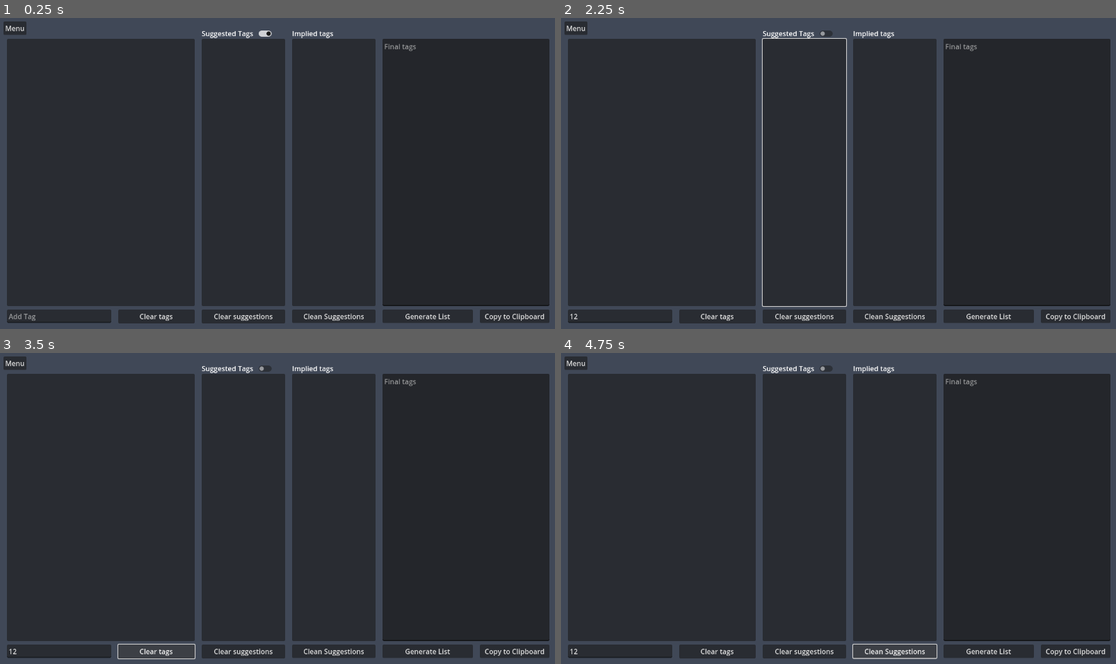
Above: before the commit, frames 1-4 (two rows, left to right).
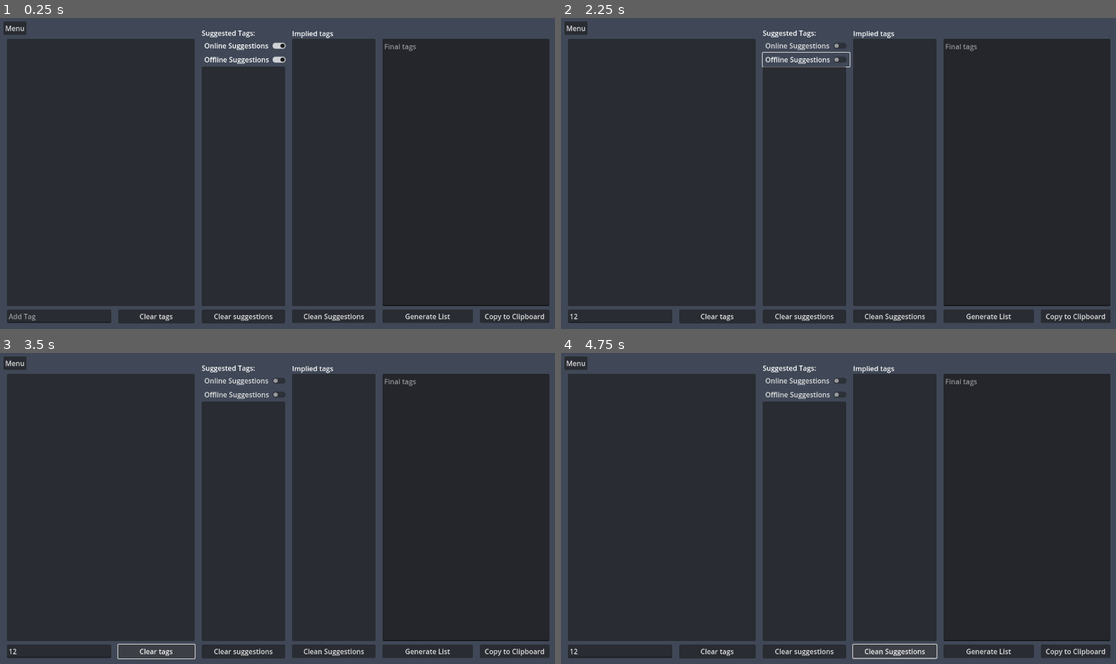
Above: after the commit, the same moments.

Repository: Ketei/e621Tagger
Game: Godot game, scene res://Scenes/application.tscn
Same seed, same stepped clock (60 frames per second), same inputs: the game is played once before the commit and once after it.
Inputs (mouse positions are in pixels of both pictures, inside the frame that each line leads up to; where the layout moved, square brackets give the same spot in the first picture):
- Up to frame 1 (0.25 s): no input
- Up to frame 2 (2.25 s): click (622, 316) at 0.52 s; type "12" at 0.6 s; click (805, 45) [827, 33] at 1.25 s; click (805, 58) at 2 s, where only the run after the commit has a clickable "Offline Suggestions"
- Up to frame 3 (3.5 s): click "Clear tags" at 2.75 s
- Up to frame 4 (4.75 s): click "Clear suggestions" at 3.5 s; click "Clean Suggestions" at 4.25 s

The runs differ from the first frame. In frame 1, 1.5% of the frame differs, in the area x 36-52%, y 4-16%; in frame 2, 1.7%, in the area x 36-53%, y 4-93%; in frame 3, 1.4%; in frame 4, 1.4%.

Commit message:
Built-in suggestions
Tags now hold suggestions. These get suggested on top of the online suggestions.
These suggestions can be toggled on or off.

Diff:
--- a/Classes/relationship_creator.gd
+++ b/Classes/relationship_creator.gd
@@ -25,7 +25,7 @@
 #		build_specific_implications(_indexes, override_char, override_file)
 
 
-static func make_tag(tag_name: String, tag_parents: Array, tag_category: Tagger.Categories, tag_wiki_info: String = "", tag_prio: int = 0) -> String:
+static func make_tag(tag_name: String, tag_parents: Array, tag_category: Tagger.Categories, tag_wiki_info: String = "", tag_prio: int = 0, tag_suggestions: Array[String] = []) -> String:
 	var _tag_dict: Dictionary = {}
 
 	var _tag := Tag.new()
@@ -34,6 +34,7 @@
 	_tag.parents = tag_parents
 	_tag.wiki_entry = tag_wiki_info
 	_tag.tag_priority = tag_prio
+	_tag.suggestions = tag_suggestions.duplicate()
 	var tag_path: String = _tag.save()
 
 	var _implication : ImplicationDictionary
--- a/Resource/tag_resource.gd
+++ b/Resource/tag_resource.gd
@@ -7,6 +7,7 @@
 @export var variants: Dictionary = {}
 @export var category: Tagger.Categories = Tagger.Categories.GENERAL
 @export var parents: Array = []
+@export var suggestions: Array[String] = []
 @export var wiki_entry: String = ""
 
 @export var file_name: String = ""
--- a/Scenes/application.tscn
+++ b/Scenes/application.tscn
@@ -16,6 +16,8 @@
 @onready var add_parent_line_edit = $AddParentLineEdit
 @onready var parent_item_list = $ParentItemList
 @onready var tag_prio_box: SpinBox = $TagPrioBox
+@onready var suggestion_item_list: ItemList = $SuggestionItemList
+@onready var suggestion_line_edit: LineEdit = $SugestionLineEdit
 
 
 var parent_tags: Array = []
@@ -23,7 +25,13 @@
 var text_timer: Timer
 
 
+var tag_suggestion_array: Array[String] = []
+
+
 func _ready():
+	suggestion_line_edit.text_submitted.connect(add_suggestion)
+	suggestion_item_list.item_activated.connect(remove_suggestion)
+
 	create_tags_button.pressed.connect(create_tag)
 	tag_to_add_line_edit.text_changed.connect(check_if_can_add_tag)
 	add_parent_line_edit.text_submitted.connect(add_parent)
@@ -37,6 +45,18 @@
 	add_child(text_timer)
 
 
+func add_suggestion(new_suggestion: String) -> void:
+	if not tag_suggestion_array.has(new_suggestion):
+		tag_suggestion_array.append(new_suggestion)
+		suggestion_item_list.add_item(new_suggestion)
+		suggestion_line_edit.clear()
+
+
+func remove_suggestion(item_id: int) -> void:
+	tag_suggestion_array.remove_at(item_id)
+	suggestion_item_list.remove_item(item_id)
+
+
 func check_if_can_add_tag(new_text: String) -> void:
 	if new_text == \"\" and not create_tags_button.disabled:
 		create_tags_button.disabled = true
@@ -68,7 +88,7 @@
 		clear_menu_items(\"Tag already exists!!!\")
 		return
 
-	var _tag_path: String = TagMaker.make_tag(target_tag, parent_tags, categories_menu.selected, wiki_info.text, int(tag_prio_box.value))
+	var _tag_path: String = TagMaker.make_tag(target_tag, parent_tags, categories_menu.selected, wiki_info.text, int(tag_prio_box.value), tag_suggestion_array)
 
 	if not Tagger.tag_manager.relation_database.has(target_tag.left(1)):
 		Tagger.tag_manager.relation_database[target_tag.left(1)] = {}
@@ -80,6 +100,9 @@
 
 func clear_menu_items(btn_message: String) -> void:
 	create_tags_button.text = btn_message
+	tag_suggestion_array.clear()
+	suggestion_item_list.clear()
+	suggestion_line_edit.clear()
 	tag_prio_box.set_value_no_signal(0)
 	categories_menu.select(0)
 	tag_to_add_line_edit.clear()
@@ -113,12 +136,18 @@
 
 @onready var tag_prio_box: SpinBox = $TagPrioBox
 
+@onready var tag_suggestion_list: ItemList = $TagSuggestionList
+@onready var tag_suggestion_line_edit: LineEdit = $TagSuggestionLineEdit
+
 
 var parents: Array = []
+var suggestions_array: Array[String] = []
 var text_change_timer: Timer
 
 
 func _ready():
+	tag_suggestion_line_edit.text_submitted.connect(add_suggested)
+	tag_suggestion_list.item_activated.connect(remove_suggested)
 	text_change_timer = Timer.new()
 	text_change_timer.wait_time = 1.0
 	text_change_timer.autostart = false
@@ -143,6 +172,7 @@
 	_tag.parents = parents.duplicate()
 	_tag.wiki_entry = wiki_edit.text
 	_tag.tag_priority = int(tag_prio_box.value)
+	_tag.suggestions = suggestions_array.duplicate()
 	_tag.save()
 
 	tag_update_button.text = \"Updated!\"
@@ -167,6 +197,9 @@
 
 
 func clear_and_disable() -> void:
+	tag_suggestion_list.clear()
+	tag_suggestion_line_edit.clear()
+	tag_suggestion_line_edit.editable = false
 	tag_prio_box.set_value_no_signal(0)
 	tag_prio_box.editable = false
 	tag_searcher.clear()
@@ -202,6 +235,10 @@
 	parents.clear()
 	parents_item_list.clear()
 
+	tag_suggestion_list.clear()
+	suggestions_array.clear()
+	tag_suggestion_line_edit.clear()
+
 	var _tag: Tag = Tagger.tag_manager.get_tag(new_text)
 
 	name_line.text = _tag.tag
@@ -211,10 +248,15 @@
 		parents.append(parent_tag)
 		parents_item_list.add_item(parent_tag)
 
+	for suggested_tag in _tag.suggestions:
+		suggestions_array.append(suggested_tag)
+		tag_suggestion_list.add_item(suggested_tag)
+
 	wiki_edit.clear()
 	wiki_edit.text = _tag.wiki_entry
 	tag_prio_box.set_value_no_signal(_tag.tag_priority)
 
+	tag_suggestion_line_edit.editable = true
 	tag_prio_box.editable = true
 	add_parent_line_edit.editable = true
 	categories_menu.disabled = false
@@ -239,6 +281,17 @@
 func remove_parent(parent_id: int) -> void:
 	parents.remove_at(parent_id)
 	parents_item_list.remove_item(parent_id)
+
+
+func add_suggested(new_suggestion: String) -> void:
+	suggestions_array.append(new_suggestion)
+	tag_suggestion_list.add_item(new_suggestion)
+	tag_suggestion_line_edit.clear()
+
+
+func remove_suggested(sug_id: int) -> void:
+	suggestions_array.remove_at(sug_id)
+	tag_suggestion_list.remove_item(sug_id)
 
 
 func _on_timer_timeout() -> void:
@@ -639,17 +692,37 @@
 
 [node name="SuggestionsEnabledBtn" type="CheckButton" parent="Tagger"]
 layout_mode = 0
-offset_left = 584.0
-offset_top = -8.0
-offset_right = 632.0
+offset_left = 464.0
+offset_top = 16.0
+offset_right = 664.0
+offset_bottom = 48.0
+tooltip_text = "Offer suggestions using the e621 API. Requires an internet connection and for the API to be working."
+button_pressed = true
+text = "Online Suggestions"
+
+[node name="OfflineSuggButton" type="CheckButton" parent="Tagger"]
+layout_mode = 0
+offset_left = 464.0
+offset_top = 48.0
+offset_right = 664.0
+offset_bottom = 80.0
+tooltip_text = "Offer suggestions that come attatched to tags."
+button_pressed = true
+text = "Offline Suggestions"
+
+[node name="Label" type="Label" parent="Tagger"]
+layout_mode = 0
+offset_left = 464.0
+offset_top = -10.0
+offset_right = 583.0
 offset_bottom = 16.0
-tooltip_text = "If enabled it'll search e621 for related tags and suggest them to you based on suggestion strength."
-button_pressed = true
+text = "Suggested Tags:"
+vertical_alignment = 1
 
 [node name="Suggested" type="Control" parent="Tagger"]
 anchors_preset = 0
 offset_left = 464.0
-offset_top = 16.0
+offset_top = 80.0
 offset_right = 656.0
 offset_bottom = 632.0
 
@@ -662,13 +735,6 @@
 grow_vertical = 2
 theme_override_colors/guide_color = Color(0.482353, 0.482353, 0.482353, 1)
 same_column_width = true
-
-[node name="Label" type="Label" parent="Tagger/Suggested"]
-layout_mode = 0
-offset_top = -24.0
-offset_right = 119.0
-offset_bottom = 2.0
-text = "Suggested Tags"
 
 [node name="ClearSuggestButton" type="Button" parent="Tagger"]
 unique_name_in_owner = true
@@ -906,7 +972,7 @@
 layout_mode = 0
 offset_left = 296.0
 offset_top = 48.0
-offset_right = 1256.0
+offset_right = 1024.0
 offset_bottom = 576.0
 placeholder_text = "Wiki Info"
 wrap_mode = 1
@@ -927,6 +993,22 @@
 offset_top = 48.0
 offset_right = 272.0
 offset_bottom = 528.0
+
+[node name="SuggestionItemList" type="ItemList" parent="TagCreator"]
+layout_mode = 0
+offset_left = 1032.0
+offset_top = 48.0
+offset_right = 1264.0
+offset_bottom = 536.0
+
+[node name="SugestionLineEdit" type="LineEdit" parent="TagCreator"]
+layout_mode = 0
+offset_left = 1032.0
+offset_top = 544.0
+offset_right = 1264.0
+offset_bottom = 575.0
+tooltip_text = "Tags to suggest if this tag is used."
+placeholder_text = "Suggestions"
 
 [node name="TagReviewer" type="Control" parent="."]
 visible = false
@@ -940,13 +1022,13 @@
 [node name="TagSearcher" type="LineEdit" parent="TagReviewer"]
 layout_mode = 0
 offset_left = 16.0
-offset_right = 192.0
+offset_right = 295.0
 offset_bottom = 31.0
 
 [node name="TagSearchButton" type="Button" parent="TagReviewer/TagSearcher"]
 layout_mode = 0
-offset_left = 192.0
-offset_right = 304.0
+offset_left = 287.0
+offset_right = 399.0
 offset_bottom = 31.0
 text = "Search"
 
@@ -954,8 +1036,9 @@
 layout_mode = 0
 offset_left = 112.0
 offset_top = 48.0
-offset_right = 320.0
+offset_right = 415.0
 offset_bottom = 79.0
+alignment = 1
 editable = false
 
 [node name="TagName" type="Label" parent="TagReviewer/NameLine"]
@@ -970,7 +1053,7 @@
 layout_mode = 0
 offset_left = 136.0
 offset_top = 88.0
-offset_right = 320.0
+offset_right = 415.0
 offset_bottom = 120.0
 disabled = true
 alignment = 1
@@ -1011,7 +1094,7 @@
 layout_mode = 0
 offset_left = 88.0
 offset_top = 136.0
-offset_right = 320.0
+offset_right = 415.0
 offset_bottom = 167.0
 tooltip_text = "Refers to what tags will come first when GENERATING the tag list. The items added first are the ones of highest priority."
 allow_greater = true
@@ -1027,32 +1110,59 @@
 text = "Priority:"
 vertical_alignment = 1
 
-[node name="ParentsItemList" type="ItemList" parent="TagReviewer"]
+[node name="ParentsLabel" type="Label" parent="TagReviewer"]
 layout_mode = 0
 offset_left = 16.0
-offset_top = 192.0
-offset_right = 320.0
-offset_bottom = 528.0
-
-[node name="ParentsLabel" type="Label" parent="TagReviewer/ParentsItemList"]
-layout_mode = 0
-offset_top = -32.0
-offset_right = 112.0
+offset_top = 184.0
+offset_right = 128.0
+offset_bottom = 216.0
 text = "Parent Tags:"
 vertical_alignment = 1
 
+[node name="ParentsItemList" type="ItemList" parent="TagReviewer"]
+layout_mode = 0
+offset_left = 16.0
+offset_top = 216.0
+offset_right = 207.0
+offset_bottom = 528.0
+
 [node name="AddParentLineEdit" type="LineEdit" parent="TagReviewer"]
 layout_mode = 0
 offset_left = 16.0
 offset_top = 536.0
-offset_right = 320.0
+offset_right = 207.0
 offset_bottom = 575.0
 placeholder_text = "Add new parent"
 editable = false
 
+[node name="TagSuggestionLabel" type="Label" parent="TagReviewer"]
+layout_mode = 0
+offset_left = 223.0
+offset_top = 184.0
+offset_right = 343.0
+offset_bottom = 216.0
+text = "Suggestions:"
+vertical_alignment = 1
+
+[node name="TagSuggestionList" type="ItemList" parent="TagReviewer"]
+layout_mode = 0
+offset_left = 223.0
+offset_top = 216.0
+offset_right = 415.0
+offset_bottom = 528.0
+
+[node name="TagSuggestionLineEdit" type="LineEdit" parent="TagReviewer"]
+layout_mode = 0
+offset_left = 223.0
+offset_top = 536.0
+offset_right = 415.0
+offset_bottom = 576.0
+placeholder_text = "Add new suggestion"
+editable = false
+
 [node name="WikiEdit" type="TextEdit" parent="TagReviewer"]
 layout_mode = 0
-offset_left = 344.0
+offset_left = 431.0
 offset_right = 1256.0
 offset_bottom = 576.0
 placeholder_text = "Wiki Info"
@@ -1070,7 +1180,7 @@
 layout_mode = 0
 offset_left = 16.0
 offset_top = 592.0
-offset_right = 320.0
+offset_right = 415.0
 offset_bottom = 640.0
 disabled = true
 text = "Update Tag"
--- a/Scenes/tagger_controls.gd
+++ b/Scenes/tagger_controls.gd
@@ -13,6 +13,7 @@
 @onready var clear_tags_button = %ClearTags
 @onready var suggestions_enabled_btn: CheckButton = $SuggestionsEnabledBtn
 @onready var clean_suggestions_button = $CleanSuggestionsButton
+@onready var offline_sugg_button: CheckButton = $OfflineSuggButton
 
 
 var tag_queue: Array[String] = []
@@ -31,7 +32,9 @@
 
 func _ready():
 	suggestions_enabled_btn.button_pressed = Tagger.settings.search_suggested
-
+	offline_sugg_button.button_pressed = Tagger.settings.load_suggested
+
+	offline_sugg_button.toggled.connect(toggle_suggestion_load)
 	line_edit.text_submitted.connect(submit_text)
 	item_list.item_activated.connect(remove_item)
 	item_list.empty_clicked.connect(deselect_items)
@@ -69,6 +72,10 @@
 	Tagger.settings.search_suggested = is_toggled
 
 
+func toggle_suggestion_load(is_toggled: bool) -> void:
+	Tagger.settings.load_suggested = is_toggled
+
+
 func clear_tags() -> void:
 	_full_tag_list.clear()
 	_implied_tags.clear()
@@ -288,6 +295,12 @@
 			_implied_tags.append(implied_parent)
 			implied_list.add_item(implied_parent)
 
+	if offline_sugg_button.button_pressed:
+		for suggested_tag in tag_data.suggestions:
+			if not suggestion_tags.has(suggested_tag):
+				suggestion_tags.append(suggested_tag)
+				suggested_list.add_item(suggested_tag)
+
 	item_list.select(item_list.add_item(tag_name, load("res://Textures/valid_tag.png")))
 	item_list.ensure_current_is_visible()
 
--- a/Settings/user_preferences.gd
+++ b/Settings/user_preferences.gd
@@ -330,6 +330,7 @@
 
 @export var constant_blacklist: Array[String] = []
 @export var search_suggested: bool = true
+@export var load_suggested: bool = true
 
 @export var invalid_tags: Array[String] = [
 	"2 armed",
